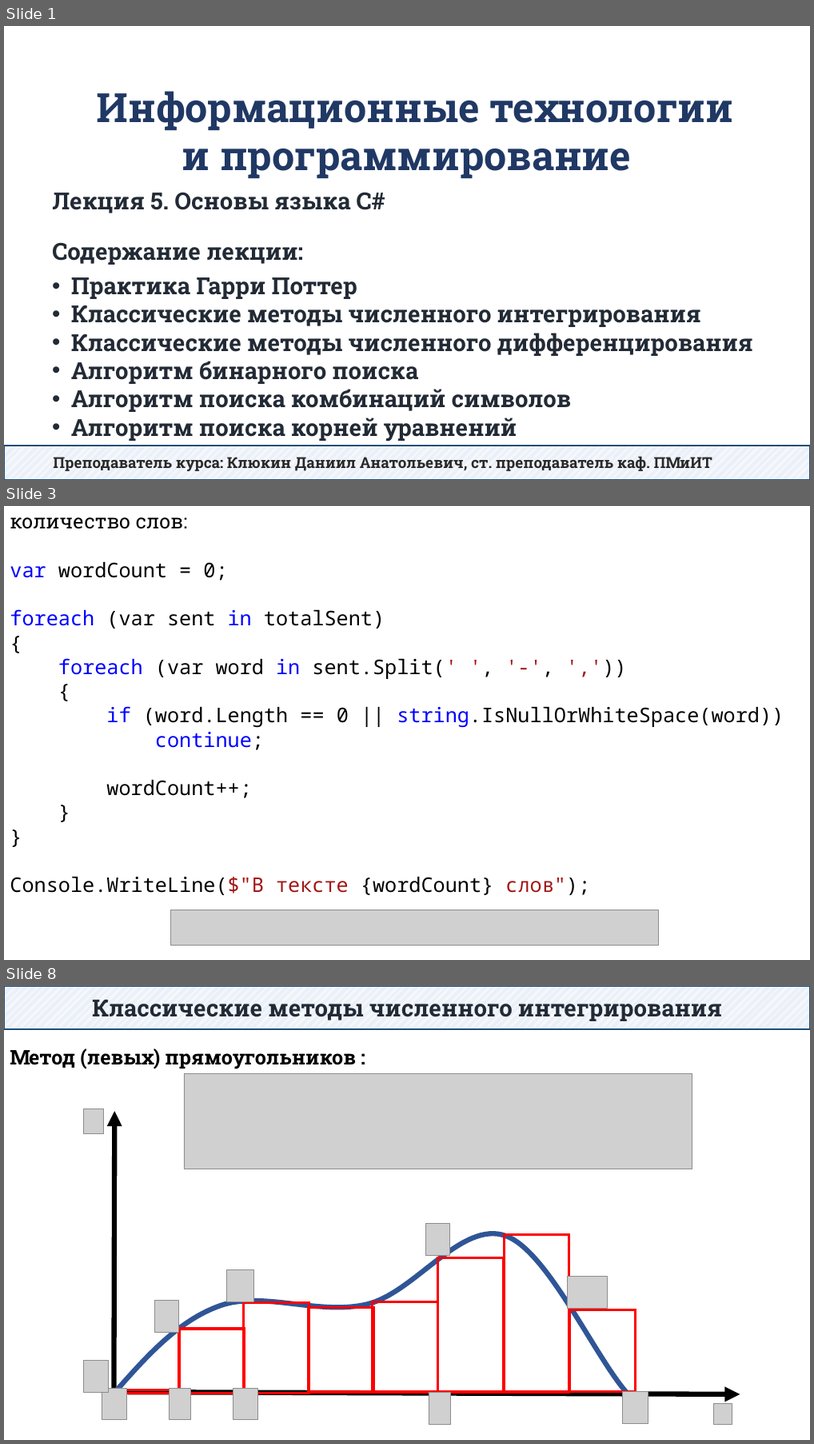
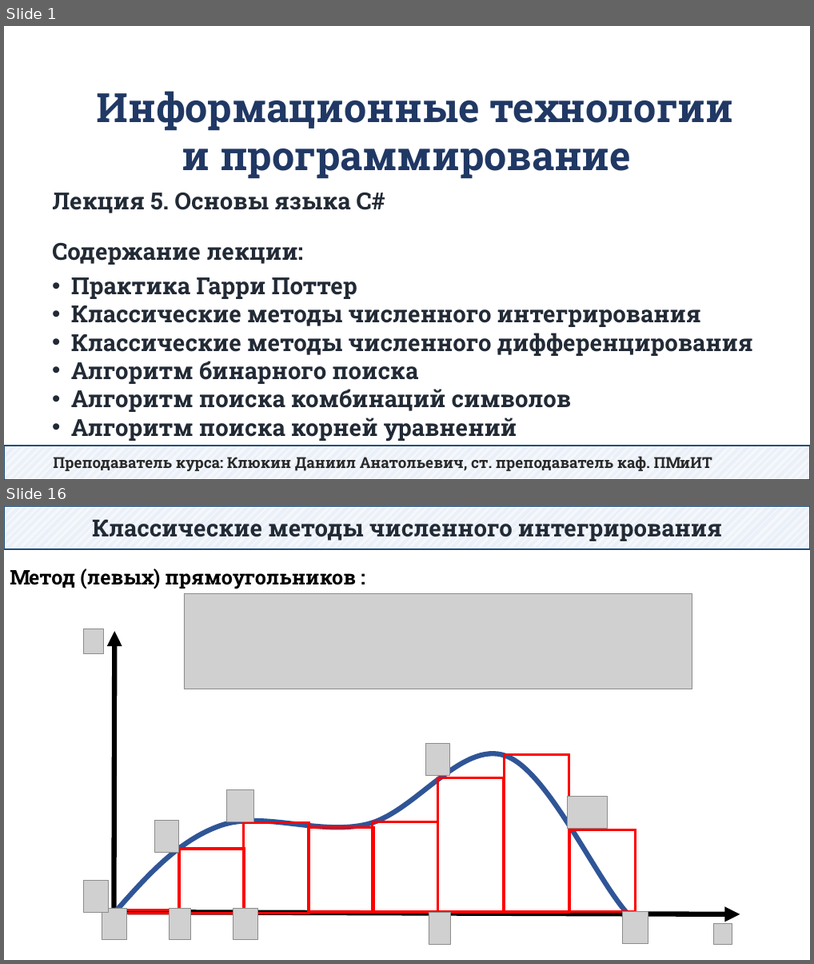
Before and after one commit to DaniilKlyukin/ITiP-1, a slide deck: Лекции/ИТиП лек 5.pptx. Shown one above the other, each under a label of ours: slides 1, 3 and 8 before the commit, slides 1 and 16 after it; the slides between them are not shown. The pictures are 814x1444 and 814x964 pixels, drawn with LibreOffice and Linux fonts; fonts in the diff are those of the drawing; grey boxes stand for pictures. Boxes give left, top, right and bottom in pixels: in the first picture for what was removed or moved away, otherwise in the second. Text is boxed around its words. In the diff, an @@ line names an element or a change of style, - is before the commit and + after.

```diff
--- a/Лекции/ИТиП лек 5.pptx
+++ b/Лекции/ИТиП лек 5.pptx
@@ slide 3 removed at [4, 506, 810, 960], background #FFFFFF @@
@@ text removed at [10, 517, 784, 895] @@
-количество слов:
-var wordCount = 0;
-foreach (var sent in totalSent)
-{
-foreach (var word in sent.Split(' ', '-', ','))
-{
-if (word.Length == 0 || string.IsNullOrWhiteSpace(word))
-continue;
-wordCount++;
-}
-}
-Console.WriteLine($"В тексте {wordCount} слов");
@@ picture removed at [171, 910, 659, 945] @@
@@ what was slide 8 is now slide 16 @@
```
Also in this commit, not shown: 2 slides changed, 12 slides added, 3 other slides removed, 12 other files.
